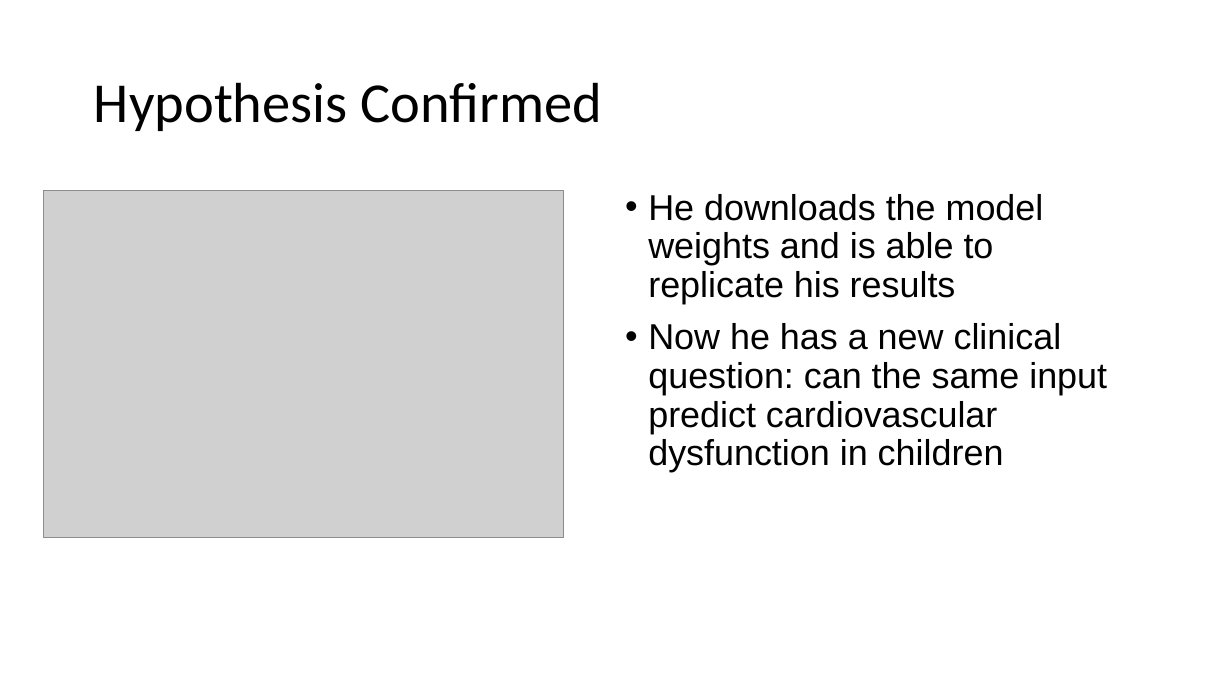
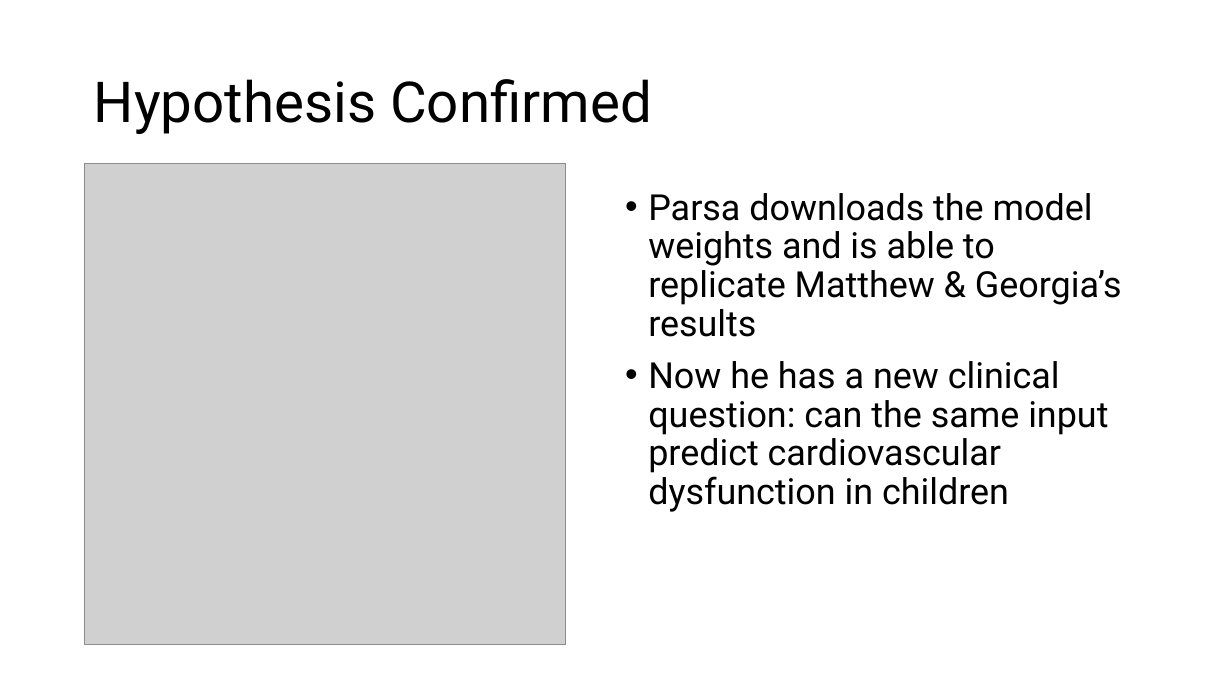
Before and after one commit to slostett/Intro_to_AI_in_Medicine_Course_Materials, a slide deck: slide 25 of Lecture Slides/Lec 10.pptx (slide 26 before the commit). Drawn at 1232x693 pixels with LibreOffice and Linux fonts; fonts in the diff are those of the drawing; grey boxes stand for pictures. Boxes give left, top, right and bottom in pixels: in the first picture for what was removed or moved away, otherwise in the second. Text is boxed around its words. In the diff, an @@ line names an element or a change of style, - is before the commit and + after.

```diff
--- a/Lecture Slides/Lec 10.pptx
+++ b/Lecture Slides/Lec 10.pptx
@@ title "Hypothesis Confirmed" at bbox=[94, 79, 652, 134]: font Calibri to Roboto @@
@@ picture: place and size @@
-picture at bbox=[43, 191, 563, 538]
+picture at bbox=[85, 164, 567, 645]
@@ text at bbox=[648, 193, 1122, 337]: text changed; font Arial to Roboto @@
-• He downloads the model weights and is able to replicate his results
+• Parsa downloads the model weights and is able to replicate Matthew & Georgia’s results
@@ text at bbox=[648, 361, 1108, 512]: font Arial to Roboto in "Now he has a new clinical question: ..." @@
```
Also in this commit, not shown: 34 other slides changed, 1 slide removed, 13 other files.
